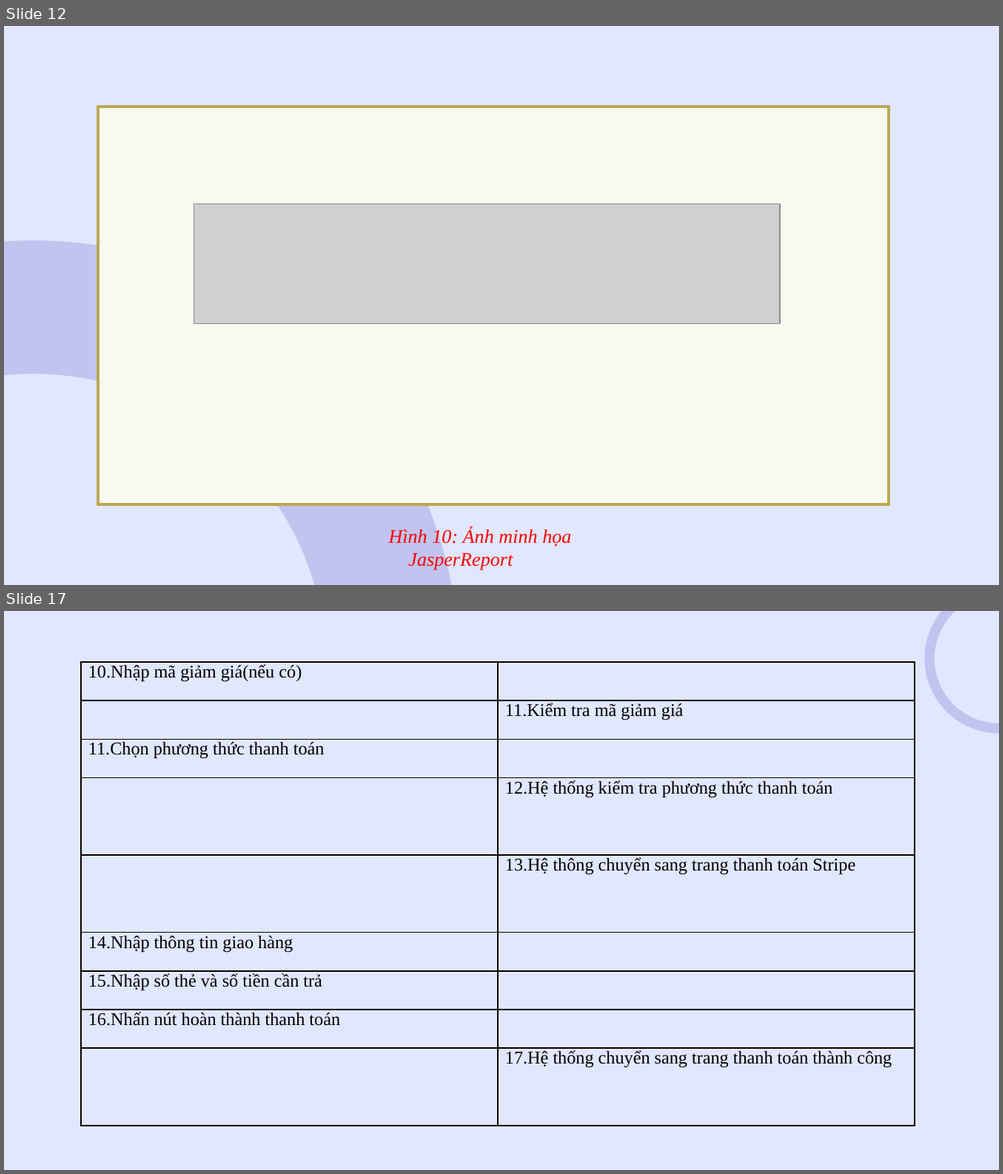
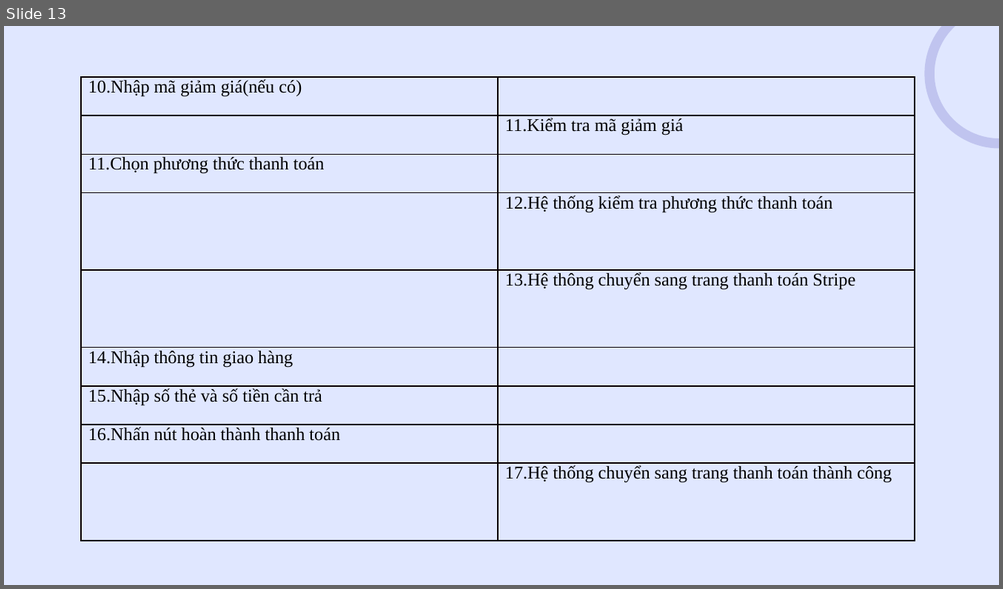
Before and after one commit to hoangtuandrive/GearVM, a slide deck: Báo Cáo/Nhom77_Final/Nhom77_PPT.pptx. Shown one above the other, each under a label of ours: slides 12 and 17 before the commit, slide 13 after it; the slides between them are not shown. The pictures are 1003x1174 and 1003x589 pixels, drawn with LibreOffice and Linux fonts; fonts in the diff are those of the drawing; grey boxes stand for pictures. Boxes give left, top, right and bottom in pixels: in the first picture for what was removed or moved away, otherwise in the second. Text is boxed around its words. In the diff, an @@ line names an element or a change of style, - is before the commit and + after.

```diff
--- a/Báo Cáo/Nhom77_Final/Nhom77_PPT.pptx
+++ b/Báo Cáo/Nhom77_Final/Nhom77_PPT.pptx
@@ slide 12 removed at (4, 26, 999, 585), background #E0E7FF @@
@@ rectangle removed at (97, 107, 888, 506) @@
@@ picture removed at (194, 204, 780, 324) @@
@@ donut removed at (4, 241, 458, 585) @@
-c
@@ text removed at (389, 528, 571, 571) @@
-Hình 10: Ảnh minh họa JasperReport
@@ what was slide 17 is now slide 13 @@
```
Also in this commit, not shown: 19 slides changed, 3 slides added, 8 other slides removed, 15 other files.
